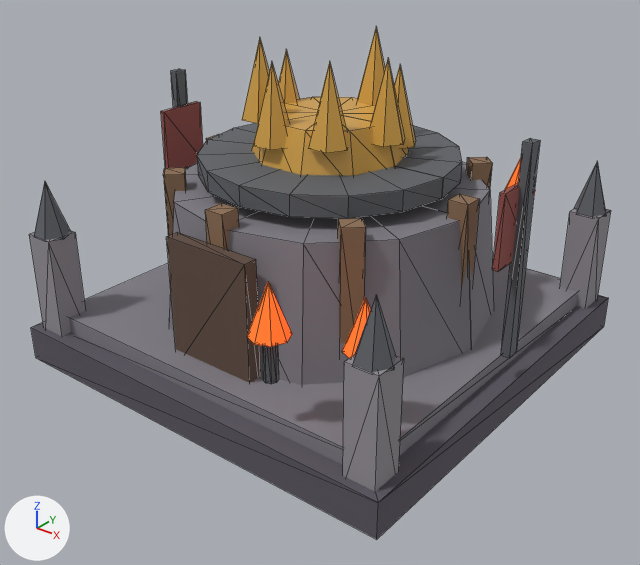
The glTF model models/buildings/gold_mine.glb as it was, and as the next commit left it.
Before and after are seen from a camera (50 mm lens) standing at (4.6, -5.89, 4.25) and looking at (0.24, -0.43, 0.87). Arrows for +X, +Y and +Z are at lower left; the lights stay in place. The picture after the commit comes second. Mesh edges are drawn as thin lines. Vertices at exactly the same position are counted once.

Names of what the first picture shows: 'Gold Mine'.
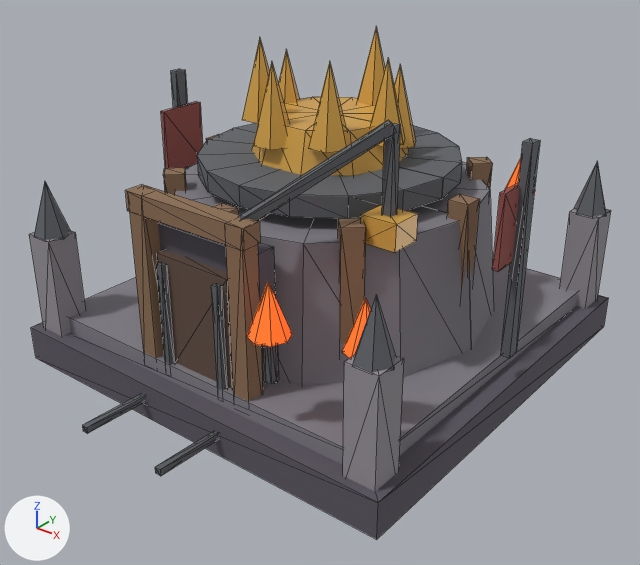
The change, as a diff of the scene's bpy script:
```diff
--- a/models/buildings/gold_mine.glb.py
+++ b/models/buildings/gold_mine.glb.py
@@ me_gold_mine @@
 # used by ob_gold_mine; location = (0.0, 0.0, 0.0)
-me_gold_mine.from_pydata(...)  # 413 vertices, 656 faces; spans x -1.95..1.95, y -2.03..2.03, z 0.0..2.9
+me_gold_mine.from_pydata(...)  # 501 vertices, 788 faces; spans x -1.95..1.95, y -2.55..2.03, z 0.0..2.9
+# me_gold_mine part 1: a new loose piece, a box spanning x -0.57..0.57, y -1.62..-1.4, z 0.21..1.63, in mat_basalt (dark grey #5b5761)
+# me_gold_mine part 2: a new loose piece, a box spanning x -0.6..-0.44, y -1.76..-1.6, z 0.34..1.89, in mat_wood (brown #8e6f55)
+# me_gold_mine part 3: a new loose piece, a box spanning x 0.44..0.6, y -1.76..-1.6, z 0.34..1.89, in mat_wood (brown #8e6f55)
+# me_gold_mine part 4: a new loose piece, a box spanning x -0.62..0.62, y -1.76..-1.6, z 1.74..1.9, in mat_wood (brown #8e6f55)
+# me_gold_mine part 5: a new loose piece, a box spanning x -0.33..-0.27, y -1.765..-1.715, z 0.36..1.36, in mat_iron (grey #76797e)
+# me_gold_mine part 6: a new loose piece, a box spanning x 0.27..0.33, y -1.765..-1.715, z 0.36..1.36, in mat_iron (grey #76797e)
+# me_gold_mine part 7: a new loose piece, a box spanning x 1.11..1.19, y -0.79..-0.71, z 1.73..2.51, in mat_iron (grey #76797e)
+# me_gold_mine part 8: a new loose piece, a box spanning x 0.99..1.31, y -0.89..-0.61, z 1.61..1.83, in mat_gold (orange #d7a64b)
+# me_gold_mine part 9: a new loose piece, a box spanning x -0.38..0.38, y -1.71..-1.57, z 0.3..1.42, in mat_darkwood (brown #614d42)
+# me_gold_mine part 10: the loose piece of 8 vertices spanning x -0.43..0.43, y -1.56..-1.44, z 0.3..1.5 is deleted
+# me_gold_mine part 11
+# 8 vertices are added at x -0.45..0.39, y -2.55..-1.75, z 0.15..0.23
+# 8 new vertices lie (0.06, 0.0, 0.0) away from vertices in x -0.45..0.39, y -2.55..-1.75, z 0.15..0.23
+# 24 new faces join them, mat_iron (grey #76797e)
+# me_gold_mine part 12
+# 8 vertices are added at x 0.38..1.19, y -1.72..-0.71, z 1.79..2.53
+# 12 new faces join them, mat_iron (grey #76797e)
 me_gold_mine.materials.append(mat_basalt)
```

Pixel boxes [x1, y1, x2, y2] of what changed, in the pictures (640 x 565 px):
part 1 of me_gold_mine, added: after [158, 222, 275, 390]
part 2 of me_gold_mine, added (brown): after [130, 212, 164, 358]
part 3 of me_gold_mine, added (brown): after [226, 245, 263, 402]
part 4 of me_gold_mine, added (brown): after [125, 185, 260, 251]
part 5 of me_gold_mine, added: after [156, 262, 175, 365]
part 6 of me_gold_mine, added: after [211, 283, 227, 390]
part 7 of me_gold_mine, added: after [382, 123, 400, 217]
part 8 of me_gold_mine, added (orange): after [361, 205, 418, 253]
part 9 of me_gold_mine, added (brown): after [157, 250, 233, 389]
part 10 of me_gold_mine, deleted (brown): before [166, 232, 260, 383]
part 11 of me_gold_mine, added: after [82, 394, 219, 476]
part 12 of me_gold_mine, added: after [239, 120, 393, 221]
